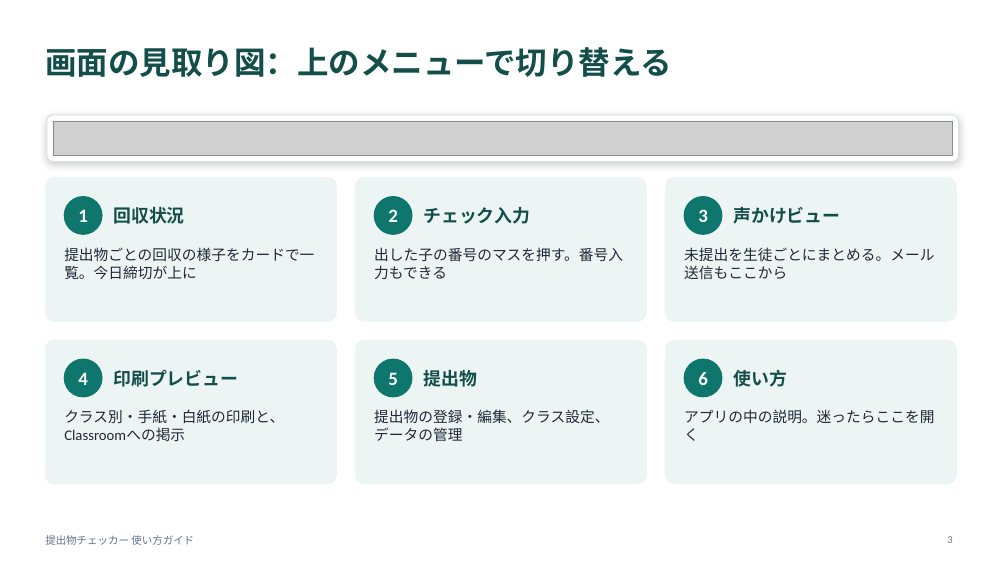
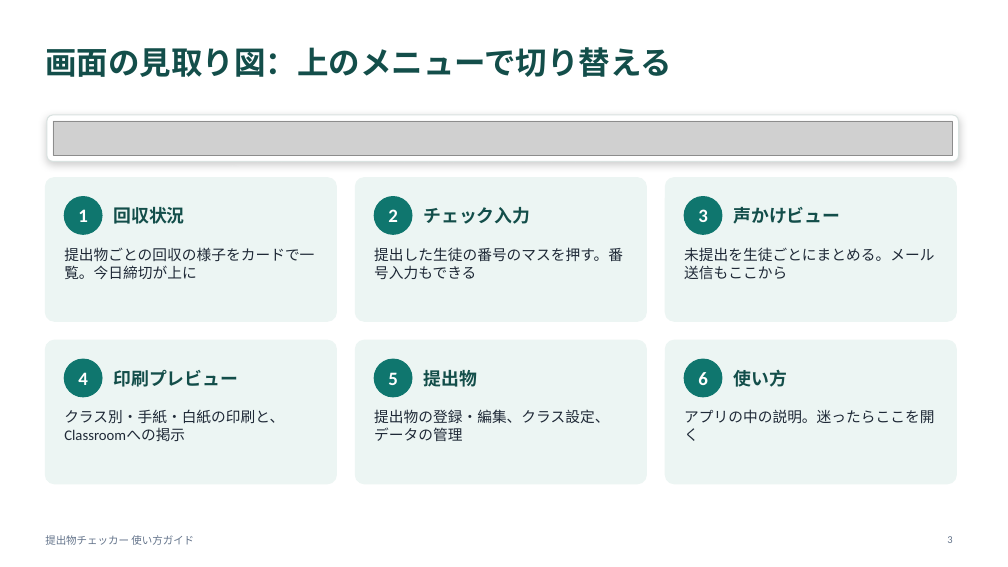
Before and after one commit to daharakazu-glitch/homework-checker, a slide deck: slide 3 of docs/提出物チェッカー_使い方ガイド.pptx. Drawn at 1008x567 pixels with LibreOffice and Linux fonts; fonts in the diff are those of the drawing; grey boxes stand for pictures. Boxes give left, top, right and bottom in pixels: in the first picture for what was removed or moved away, otherwise in the second. Text is boxed around its words. In the diff, an @@ line names an element or a change of style, - is before the commit and + after.

```diff
--- a/docs/提出物チェッカー_使い方ガイド.pptx
+++ b/docs/提出物チェッカー_使い方ガイド.pptx
@@ text at [374, 247, 623, 279]: text changed @@
-出した子の番号のマスを押す。番号入力もできる
+提出した生徒の番号のマスを押す。番号入力もできる
```
Also in this commit, not shown: 3 other slides changed, 3 other files.
